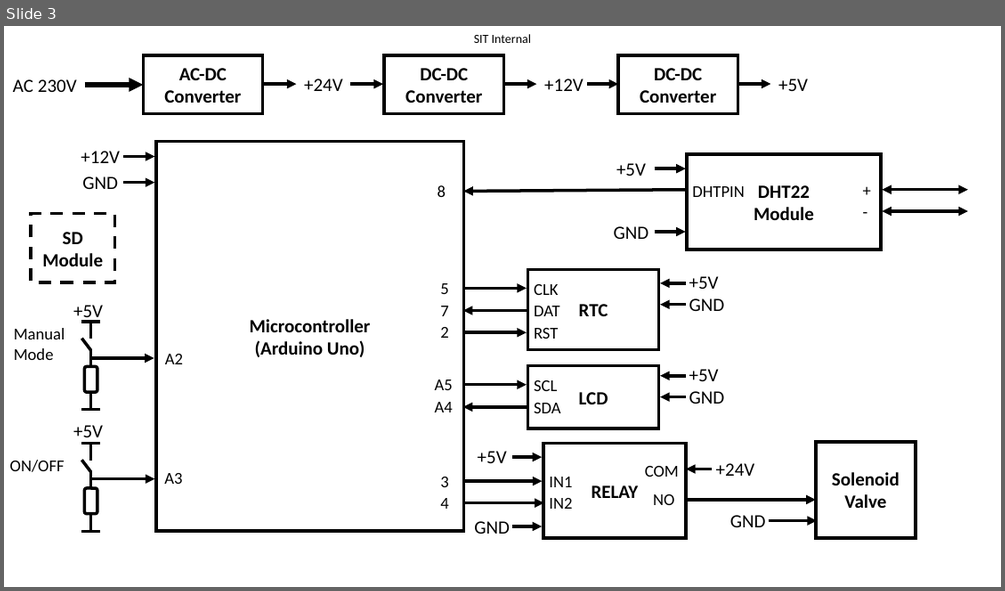
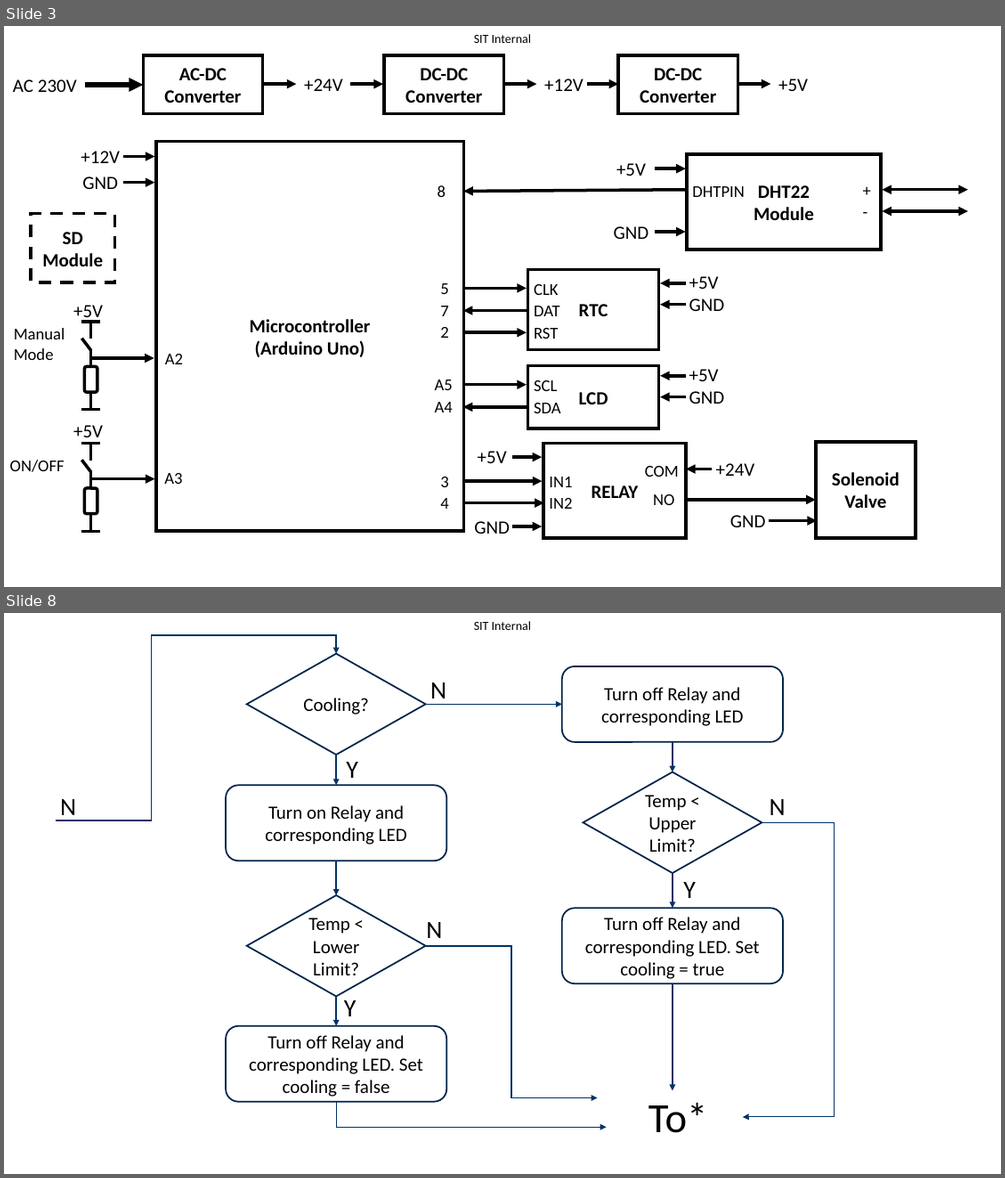
Before and after one commit to kanglc/Hashtag, a slide deck: Docs/thermal_controller_blockdiagram.pptx. Shown one above the other, each under a label of ours: slide 3 before the commit, slides 3 and 8 after it; the slides between them are not shown. The pictures are 1005x591 and 1005x1178 pixels, drawn with LibreOffice and Linux fonts; fonts in the diff are those of the drawing; background and template pictures are left out. Boxes give left, top, right and bottom in pixels: in the first picture for what was removed or moved away, otherwise in the second. Text is boxed around its words. In the diff, an @@ line names an element or a change of style, - is before the commit and + after.

```diff
--- a/Docs/thermal_controller_blockdiagram.pptx
+++ b/Docs/thermal_controller_blockdiagram.pptx
@@ slide 8 added at [4, 613, 1001, 1174], background picture (left out); not listed: 1 template element that a slide beside it also shows @@
@@ elbow arrow added from (56, 820) to (336, 653), #003366 1.5 pt @@
@@ diamond added at [247, 653, 426, 755], outline #00264B 1.5 pt, 18 pt, text #000000 @@
+Cooling?
@@ text added at [430, 682, 446, 705], 24 pt, text #000000 @@
+N
@@ rounded rectangle added at [562, 666, 783, 742], outline #00264B 1.5 pt, 18 pt, text #000000 @@
+Turn off Relay and corresponding LED
@@ arrow added from (426, 705) to (562, 705), #003366 1.5 pt @@
@@ arrow added from (672, 742) to (672, 772), #003366 1.5 pt @@
@@ arrow added from (336, 755) to (336, 785), #003366 1.5 pt @@
@@ text added at [346, 762, 358, 778], 24 pt, text #000000 @@
+Y
@@ diamond added at [582, 772, 761, 873], outline #00264B 1.5 pt, 18 pt, text #000000 @@
+Temp < Upper Limit?
@@ text added at [60, 799, 76, 821], 24 pt, text #000000 @@
+N
@@ rounded rectangle added at [226, 785, 446, 860], outline #00264B 1.5 pt, 18 pt, text #000000 @@
+Turn on Relay and corresponding LED
@@ text added at [769, 799, 785, 815], 24 pt, text #000000 @@
+N
@@ elbow arrow added from (762, 822) to (743, 1117), #003366 0.5 pt @@
@@ arrow added from (336, 860) to (336, 895), #003366 1.5 pt @@
@@ arrow added from (672, 873) to (672, 908), #003366 1.5 pt @@
@@ diamond added at [247, 895, 426, 996], outline #00264B 1.5 pt, 18 pt, text #000000 @@
+Temp < Lower Limit?
@@ text added at [683, 882, 696, 898], 24 pt, text #000000 @@
+Y
@@ text added at [426, 922, 442, 938], 24 pt, text #000000 @@
+N
@@ rounded rectangle added at [562, 908, 783, 983], outline #00264B 1.5 pt, 18 pt, text #000000 @@
+Turn off Relay and corresponding LED. Set cooling = true
@@ elbow arrow added from (426, 946) to (597, 1097), #003366 1.5 pt @@
@@ arrow added from (672, 984) to (672, 1090), #003366 1.5 pt @@
@@ arrow added from (336, 996) to (336, 1026), #003366 1.5 pt @@
@@ text added at [344, 1000, 356, 1016], 24 pt, text #000000 @@
+Y
@@ rounded rectangle added at [226, 1026, 446, 1102], outline #00264B 1.5 pt, 18 pt, text #000000 @@
+Turn off Relay and corresponding LED. Set cooling = false
@@ elbow arrow added from (336, 1102) to (606, 1127), #003366 0.5 pt @@
@@ text added at [648, 1103, 707, 1133], 40 pt, text #000000 @@
+To*
```
Also in this commit, not shown: 2 slides changed, 2 other slides added, 2 other files.
